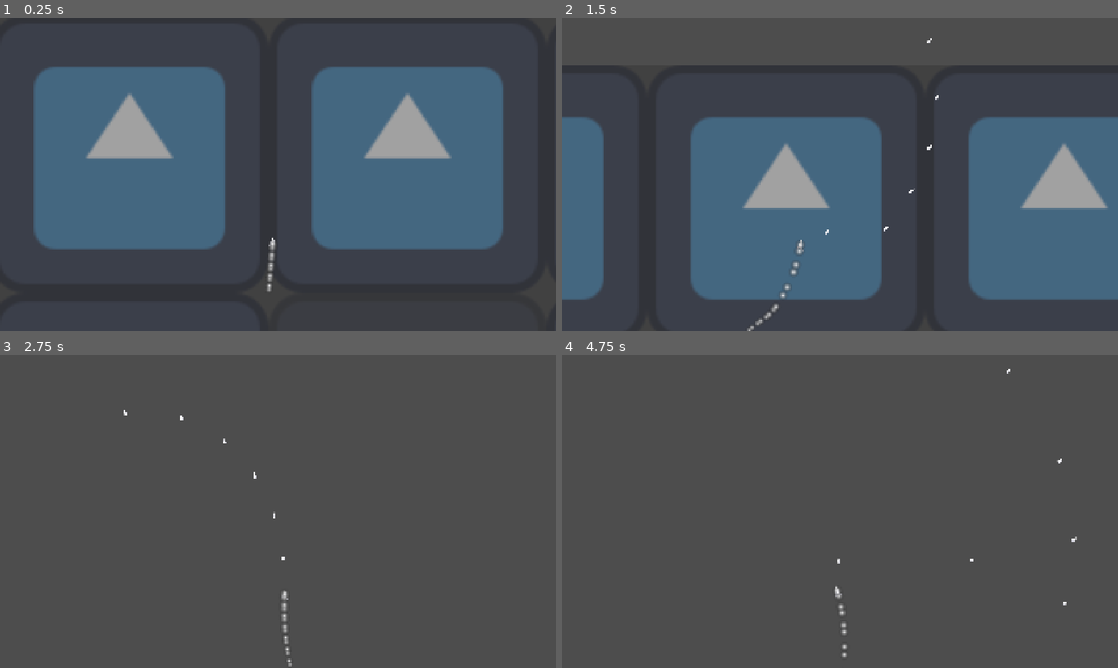
Above: before the commit, frames 1-4 (two rows, left to right).
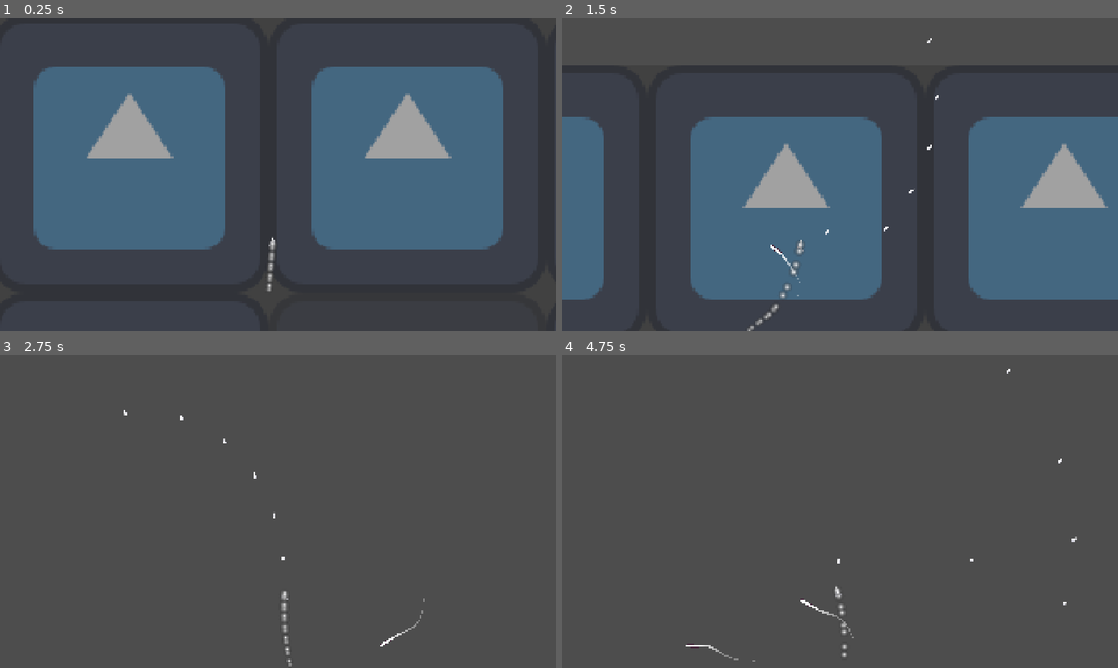
Above: after the commit, the same moments.

Repository: fruitteeeeea/ProjectDogfight
Game: Godot game, scene res://main.tscn
The game is run twice, just before and just after one commit, with the same random seed, the same clock (stepped at 60 frames per second) and the same inputs. The project has no main scene, so this scene is started directly. The engine's default icon, where the game draws it, is replaced by a stand-in: a white triangle on a blue panel in a dark square.
Inputs (mouse positions are in pixels of both pictures, inside the frame that each line leads up to):
- Up to frame 1 (0.25 s): no input
- Up to frame 2 (1.5 s): tap Enter (ui_accept) at 0.5, 1.35 s; move the mouse to (962, 158) at 0.52 s; hold Enter (ui_accept) 0.53-1.28 s; move the mouse to (728, 190) at 1.27 s
- Up to frame 3 (2.75 s): tap Enter (ui_accept) at 1.52, 1.82 s; move the mouse to (333, 442) at 2.02 s; hold Enter (ui_accept) from 2.03 s (still down)
- Up to frame 4 (4.75 s): move the mouse to (812, 574) at 2.77 s; release Enter (ui_accept) at 2.78 s; tap Enter (ui_accept) at 2.85, 3.02, 3.32, 4.35, 4.52 s; move the mouse to (1006, 558) at 3.52 s; hold Enter (ui_accept) 3.53-4.28 s; move the mouse to (673, 464) at 4.27 s

The runs differ from the first frame. In frame 1, 0.1% of the frame differs, in the area x 6-89%, y 19-74%; in frame 2, 0.2%, in the area x 32-99%, y 7-89%; in frame 3, less than 0.1%; in frame 4, 0.2%.

Commit message:
0104edithome
*添加了 蛇形制导导弹
*导弹尾迹
*导弹粒子

Diff:
--- a/Unit/Player/player.tscn
+++ b/Unit/Player/player.tscn
@@ -6,6 +6,7 @@
 [ext_resource type="PackedScene" uid="uid://mv1sve8aww0k" path="res://Camera/truma_component.tscn" id="3_pm1gd"]
 [ext_resource type="Script" uid="uid://bghf3dl8ten4h" path="res://Unit/Jet/gun.gd" id="4_j3lyf"]
 [ext_resource type="PackedScene" uid="uid://iw4ebp6p7gw7" path="res://Unit/Bullet/bullet.tscn" id="5_pm1gd"]
+[ext_resource type="Script" uid="uid://btd2cyjlqddpx" path="res://Unit/SnakeRocket/rocket_spwaner.gd" id="7_mh83u"]
 
 [node name="Player" instance=ExtResource("1_bfvk7")]
 script = ExtResource("2_aph0k")
@@ -24,6 +25,9 @@
 [node name="fire_interval_timer" type="Timer" parent="Graphic/Gun" index="0"]
 autostart = true
 
+[node name="RocketSpwaner" type="Node2D" parent="Graphic" index="4"]
+script = ExtResource("7_mh83u")
+
 [node name="Camera2D" type="Camera2D" parent="." index="2" node_paths=PackedStringArray("target_point")]
 zoom = Vector2(1.5, 1.5)
 script = ExtResource("3_aph0k")
--- /dev/null
+++ b/Unit/SnakeRocket/Trail/trail.gd
@@ -0,0 +1,29 @@
+extends Line2D
+class_name Trails
+
+var queue : Array
+@export var MAX_LENGTH : int = 50.0
+
+@export var active_trail := false
+
+#region OldVersion
+func _process(_delta):
+	if !active_trail:
+		clear_points()
+		return
+
+	var pos = _get_position()
+
+	queue.push_front(pos)
+
+	if queue.size() > MAX_LENGTH:
+		queue.pop_back()
+
+	clear_points()
+
+	for point in queue:
+		add_point(point)
+
+func _get_position():
+	return get_parent().global_position
+#endregion
--- /dev/null
+++ b/Unit/SnakeRocket/Trail/trail.tscn
@@ -0,0 +1,20 @@
+[gd_scene load_steps=4 format=3 uid="uid://ch12iu35e0pqj"]
+
+[ext_resource type="Script" uid="uid://cr2sgh00fescu" path="res://Unit/SnakeRocket/Trail/trail.gd" id="1_pypnp"]
+
+[sub_resource type="Curve" id="Curve_ctsbh"]
+_data = [Vector2(0, 1), 0.0, 0.0, 0, 0, Vector2(1, 0), 0.0, 0.0, 0, 0]
+point_count = 2
+
+[sub_resource type="Gradient" id="Gradient_ctsbh"]
+offsets = PackedFloat32Array(0, 0.351706)
+colors = PackedColorArray(1, 1, 1, 1, 1, 1, 1, 0.341176)
+
+[node name="Trail" type="Line2D"]
+width_curve = SubResource("Curve_ctsbh")
+gradient = SubResource("Gradient_ctsbh")
+begin_cap_mode = 2
+end_cap_mode = 2
+script = ExtResource("1_pypnp")
+MAX_LENGTH = 10
+active_trail = true
--- /dev/null
+++ b/Unit/SnakeRocket/rocket_spwaner.gd
@@ -0,0 +1,15 @@
+extends Node2D
+
+const SNAKE_ROCKET = preload("res://Unit/SnakeRocket/snake_rocket.tscn")
+
+func _unhandled_input(event: InputEvent) -> void:
+	if event.is_action_pressed("ui_accept"):
+		_spwan_rocket()
+
+
+
+func _spwan_rocket() -> void:
+	var rocket = SNAKE_ROCKET.instantiate()
+	rocket.target_pos = get_global_mouse_position()
+	get_tree().current_scene.add_child(rocket)
+	rocket.global_position = global_position
--- /dev/null
+++ b/Unit/SnakeRocket/rocket_test.tscn
@@ -0,0 +1,9 @@
+[gd_scene load_steps=2 format=3 uid="uid://bp4mablrmhtp1"]
+
+[ext_resource type="Script" uid="uid://btd2cyjlqddpx" path="res://Unit/SnakeRocket/rocket_spwaner.gd" id="1_tjkiv"]
+
+[node name="RocketTest" type="Node2D"]
+
+[node name="RocketSpwaner" type="Node2D" parent="."]
+position = Vector2(824, 456)
+script = ExtResource("1_tjkiv")
--- /dev/null
+++ b/Unit/SnakeRocket/snake_rocket.gd
@@ -0,0 +1,41 @@
+extends Node2D
+
+@export var speed := 1200.0
+@export var wave_amplitude := 330.0
+@export var wave_frequency := 58.0
+@export var turn_speed := 16.0
+
+@onready var explode_particle: CPUParticles2D = $Graphic/ExplodeParticle
+@onready var sprite_2d: Sprite2D = $Graphic/Sprite2D
+@onready var trail: Trails = $Graphic/Trail
+
+var target_pos: Vector2
+var time := 0.0
+var direction := Vector2.RIGHT
+
+func _process(delta):
+	if not target_pos:
+		return
+
+	time += delta
+
+	var to_target = (target_pos - global_position).normalized()
+	direction = direction.lerp(to_target, turn_speed * delta).normalized()
+
+	var perpendicular = Vector2(-direction.y, direction.x)
+	var wave = perpendicular * sin(time * wave_frequency) * wave_amplitude * delta
+
+	position += direction * speed * delta + wave
+	rotation = direction.angle()
+
+
+func _on_timer_timeout() -> void:
+	_explord()
+
+
+func _explord() -> void:
+	sprite_2d.hide()
+	trail.active_trail = false
+	explode_particle.emitting = true
+	await explode_particle.finished
+	queue_free()
--- /dev/null
+++ b/Unit/SnakeRocket/snake_rocket.tscn
@@ -0,0 +1,60 @@
+[gd_scene load_steps=8 format=3 uid="uid://b4vpogepx8flp"]
+
+[ext_resource type="Script" uid="uid://h3mujltinpsu" path="res://Unit/SnakeRocket/snake_rocket.gd" id="1_n13jw"]
+[ext_resource type="Texture2D" uid="uid://cifbuc6k72yky" path="res://Asset/Rocket/Rocket.png" id="2_eatv8"]
+[ext_resource type="PackedScene" uid="uid://ch12iu35e0pqj" path="res://Unit/SnakeRocket/Trail/trail.tscn" id="3_xe1xm"]
+[ext_resource type="Texture2D" uid="uid://ygfahp04kcg7" path="res://Asset/Rocket/Particle00.png" id="4_w84y8"]
+
+[sub_resource type="Curve" id="Curve_m5gxl"]
+_limits = [0.0, 100.0, 0.0, 1.0]
+_data = [Vector2(1e-05, 0.958305), 0.0, 0.0, 0, 0, Vector2(1, 36.4638), 0.0, 0.0, 0, 0]
+point_count = 2
+
+[sub_resource type="Curve" id="Curve_w84y8"]
+_data = [Vector2(0, 0.844274), 0.0, 0.0, 0, 0, Vector2(1, 0), 0.0, 0.0, 0, 0]
+point_count = 2
+
+[sub_resource type="Gradient" id="Gradient_w84y8"]
+offsets = PackedFloat32Array(0, 0.551111, 1)
+colors = PackedColorArray(1, 1, 1, 1, 1, 1, 1, 0.697778, 1, 1, 1, 0)
+
+[node name="SnakeRocket" type="Node2D"]
+script = ExtResource("1_n13jw")
+
+[node name="Graphic" type="Node2D" parent="."]
+
+[node name="Sprite2D" type="Sprite2D" parent="Graphic"]
+position = Vector2(16, 0)
+rotation = 1.5708
+texture = ExtResource("2_eatv8")
+
+[node name="ExplodeParticle" type="CPUParticles2D" parent="Graphic"]
+emitting = false
+texture = ExtResource("4_w84y8")
+lifetime = 0.5
+one_shot = true
+speed_scale = 1.5
+explosiveness = 1.0
+randomness = 1.0
+fixed_fps = 60
+direction = Vector2(0, 1)
+spread = 180.0
+gravity = Vector2(0, 10)
+initial_velocity_min = 200.0
+initial_velocity_max = 250.0
+damping_min = 20.0
+damping_max = 20.0
+damping_curve = SubResource("Curve_m5gxl")
+scale_amount_curve = SubResource("Curve_w84y8")
+color_ramp = SubResource("Gradient_w84y8")
+
+[node name="Trail" parent="Graphic" instance=ExtResource("3_xe1xm")]
+top_level = true
+width = 5.0
+
+[node name="Timer" type="Timer" parent="."]
+wait_time = 3.0
+one_shot = true
+autostart = true
+
+[connection signal="timeout" from="Timer" to="." method="_on_timer_timeout"]
--- a/main.tscn
+++ b/main.tscn
@@ -20,6 +20,7 @@
 offset_top = -1280.0
 offset_right = 1920.0
 offset_bottom = 1920.0
+mouse_filter = 2
 color = Color(0.211765, 0.211765, 0.211765, 0.501961)
 
 [node name="Icon2" type="Sprite2D" parent="BG"]
--- a/project.godot
+++ b/project.godot
@@ -23,3 +23,18 @@
 window/size/viewport_width=1920
 window/size/viewport_height=1080
 window/stretch/mode="canvas_items"
+
+[input]
+
+ui_accept={
+"deadzone": 0.5,
+"events": [Object(InputEventKey,"resource_local_to_scene":false,"resource_name":"","device":0,"window_id":0,"alt_pressed":false,"shift_pressed":false,"ctrl_pressed":false,"meta_pressed":false,"pressed":false,"keycode":4194309,"physical_keycode":0,"key_label":0,"unicode":0,"location":0,"echo":false,"script":null)
+, Object(InputEventKey,"resource_local_to_scene":false,"resource_name":"","device":0,"window_id":0,"alt_pressed":false,"shift_pressed":false,"ctrl_pressed":false,"meta_pressed":false,"pressed":false,"keycode":4194310,"physical_keycode":0,"key_label":0,"unicode":0,"location":0,"echo":false,"script":null)
+, Object(InputEventKey,"resource_local_to_scene":false,"resource_name":"","device":0,"window_id":0,"alt_pressed":false,"shift_pressed":false,"ctrl_pressed":false,"meta_pressed":false,"pressed":false,"keycode":32,"physical_keycode":0,"key_label":0,"unicode":32,"location":0,"echo":false,"script":null)
+, Object(InputEventMouseButton,"resource_local_to_scene":false,"resource_name":"","device":-1,"window_id":0,"alt_pressed":false,"shift_pressed":false,"ctrl_pressed":false,"meta_pressed":false,"button_mask":1,"position":Vector2(461, 23),"global_position":Vector2(475, 96),"factor":1.0,"button_index":1,"canceled":false,"pressed":true,"double_click":false,"script":null)
+]
+}
+
+[rendering]
+
+textures/canvas_textures/default_texture_filter=0
Binary file added: Asset/Rocket/Particle00.png
Not shown, added: Asset/Rocket/Particle00.png.import
Binary file added: Asset/Rocket/Rocket.png
Not shown, added: Asset/Rocket/Rocket.png.import
Not shown: 1 places in Unit/Player/player.tscn that only renumber resources
Not shown, added: Unit/SnakeRocket/Trail/trail.gd.uid
Not shown, added: Unit/SnakeRocket/rocket_spwaner.gd.uid
Not shown, added: Unit/SnakeRocket/snake_rocket.gd.uid
